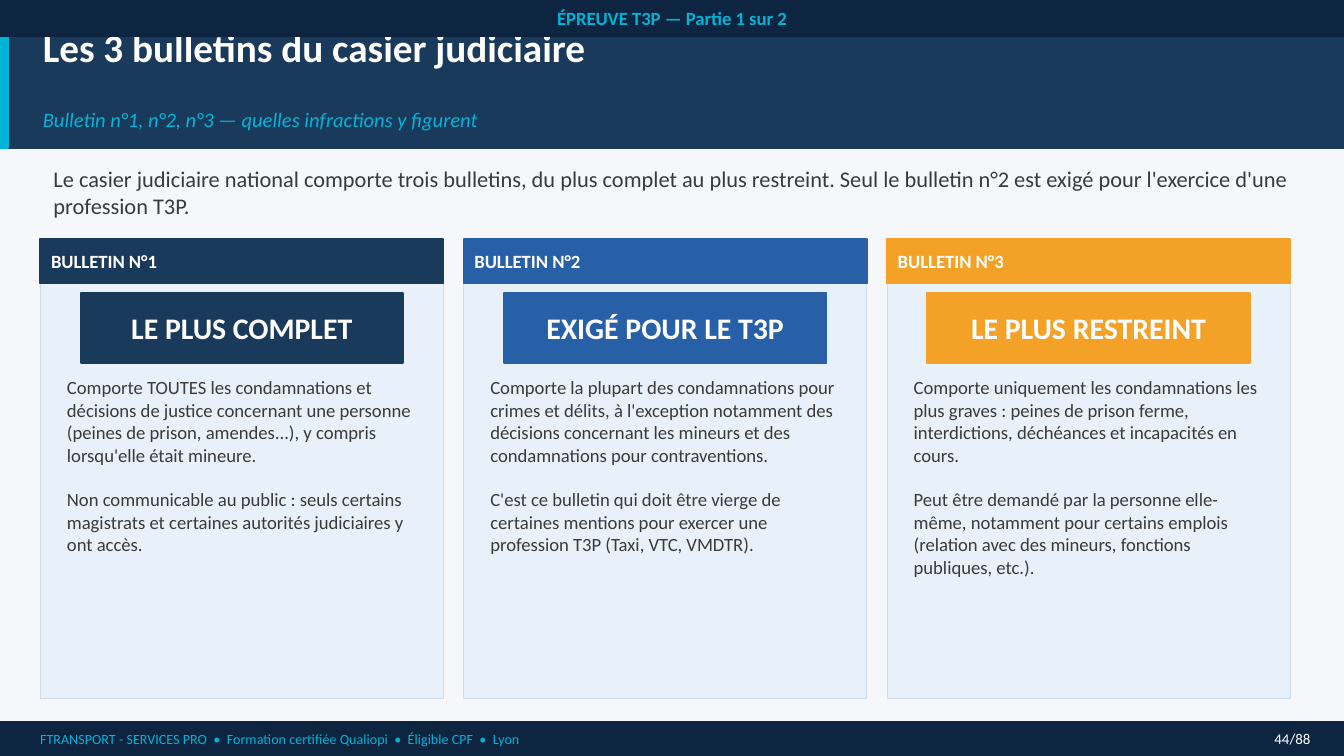
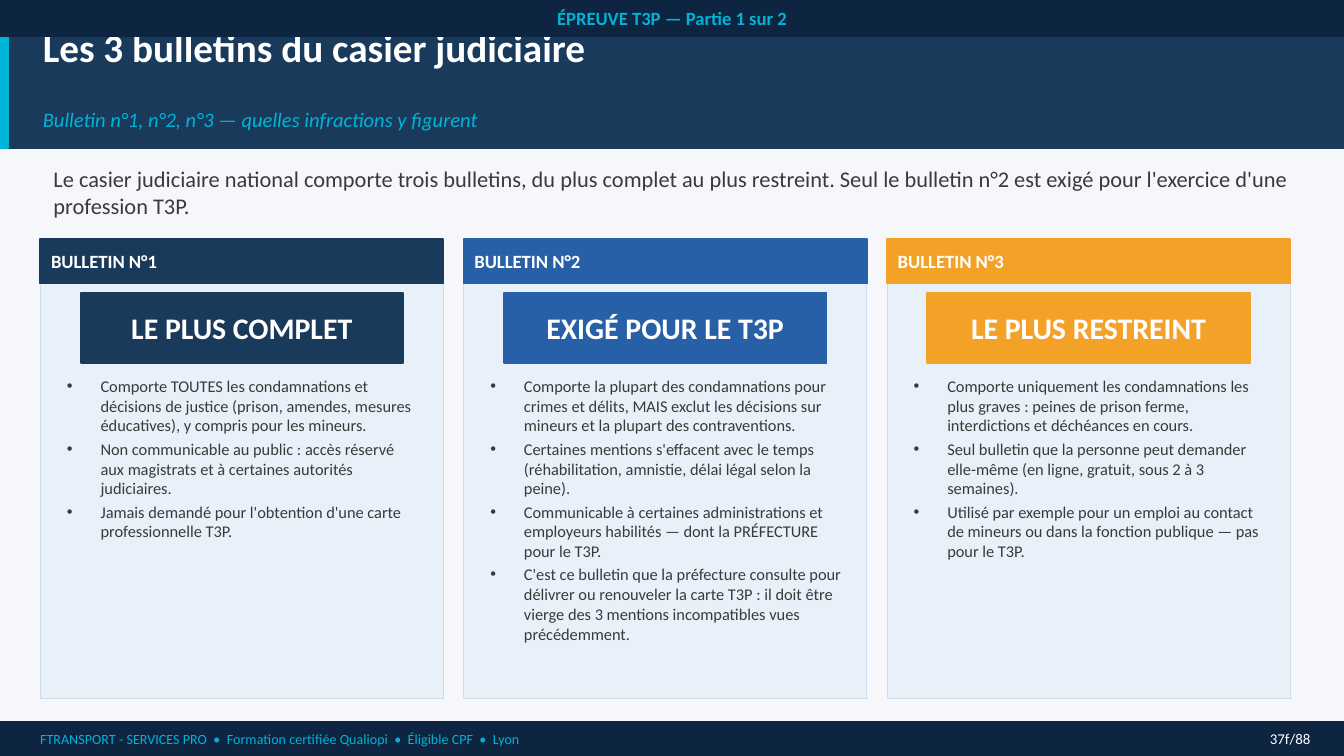
Before and after one commit to nanouf69/insight-learn-manage, a slide deck: slide 45 of public/cours/vtc/A_T3P_partie_1.pptx (slide 49 before the commit). Drawn at 1344x756 pixels with LibreOffice and Linux fonts; fonts in the diff are those of the drawing. Boxes give left, top, right and bottom in pixels: in the first picture for what was removed or moved away, otherwise in the second. Text is boxed around its words. In the diff, an @@ line names an element or a change of style, - is before the commit and + after.

```diff
--- a/public/cours/vtc/A_T3P_partie_1.pptx
+++ b/public/cours/vtc/A_T3P_partie_1.pptx
@@ text at [101, 380, 411, 540]: text changed; size 10 to 8.8 pt @@
-Comporte TOUTES les condamnations et décisions de justice concernant une personne (peines de prison, amendes...), y compris lorsqu'elle était mineure.
-Non communicable au public : seuls certains magistrats et certaines autorités judiciaires y ont accès.
+• Comporte TOUTES les condamnations et décisions de justice (prison, amendes, mesures éducatives), y compris pour les mineurs.
+• Non communicable au public : accès réservé aux magistrats et à certaines autorités judiciaires.
+• Jamais demandé pour l'obtention d'une carte professionnelle T3P.
@@ text at [524, 380, 840, 643]: text changed; size 10 to 8.8 pt @@
-Comporte la plupart des condamnations pour crimes et délits, à l'exception notamment des décisions concernant les mineurs et des condamnations pour contraventions.
-C'est ce bulletin qui doit être vierge de certaines mentions pour exercer une profession T3P (Taxi, VTC, VMDTR).
+• Comporte la plupart des condamnations pour crimes et délits, MAIS exclut les décisions sur mineurs et la plupart des contraventions.
+• Certaines mentions s'effacent avec le temps (réhabilitation, amnistie, délai légal selon la peine).
+• Communicable à certaines administrations et employeurs habilités — dont la PRÉFECTURE pour le T3P.
+• C'est ce bulletin que la préfecture consulte pour délivrer ou renouveler la carte T3P : il doit être vierge des 3 mentions incompatibles vues précédemment.
@@ text at [947, 380, 1259, 560]: text changed; size 10 to 8.8 pt @@
-Comporte uniquement les condamnations les plus graves : peines de prison ferme, interdictions, déchéances et incapacités en cours.
-Peut être demandé par la personne elle-même, notamment pour certains emplois (relation avec des mineurs, fonctions publiques, etc.).
+• Comporte uniquement les condamnations les plus graves : peines de prison ferme, interdictions et déchéances en cours.
+• Seul bulletin que la personne peut demander elle-même (en ligne, gratuit, sous 2 à 3 semaines).
+• Utilisé par exemple pour un emploi au contact de mineurs ou dans la fonction publique — pas pour le T3P.
@@ text at [1270, 733, 1311, 745]: text changed @@
-44/88
+37f/88
```
Also in this commit, not shown: 4 other slides changed, 3 slides added.
